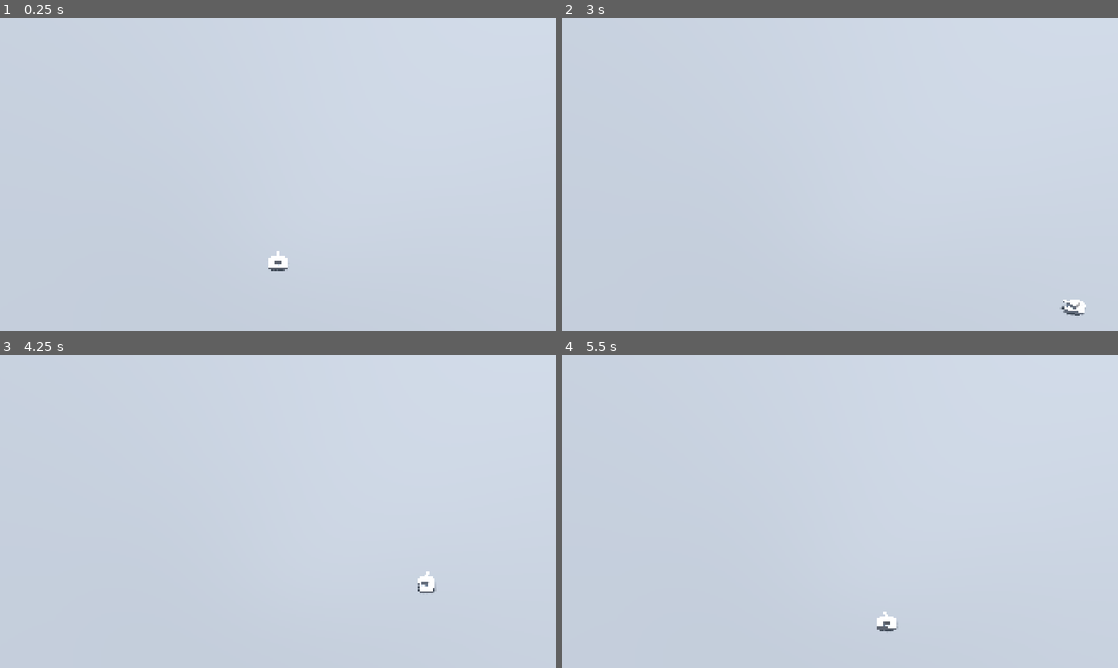
Above: before the commit, frames 1-4 (two rows, left to right).
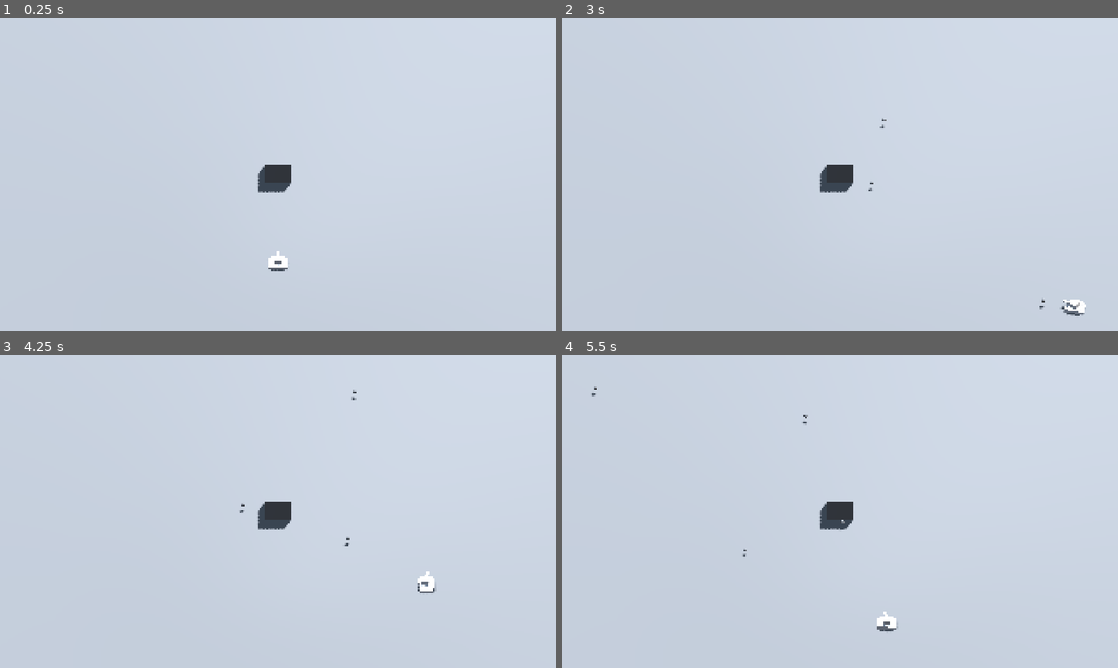
Above: after the commit, the same moments.

Repository: pepsp/tank
Game: Godot game, scene res://scenes/game.tscn
The game is run twice, just before and just after one commit, with the same random seed, the same clock (stepped at 60 frames per second) and the same inputs.
Inputs (mouse positions are in pixels of both pictures, inside the frame that each line leads up to):
- Up to frame 1 (0.25 s): no input
- Up to frame 2 (3 s): tap Enter at 0.5 s; move the mouse to (962, 158) at 0.52 s; hold D (right) 0.53-1.28 s; click (962, 158) at 0.6 s; move the mouse to (728, 190) at 1.27 s; hold S (down) 1.28-2.03 s; click (728, 190) at 1.35 s; move the mouse to (895, 105) at 2.02 s; hold D (right) 2.03-2.78 s; click (895, 105) at 2.1 s; move the mouse to (812, 237) at 2.77 s; hold W (up) from 2.78 s (still down); click (812, 237) at 2.85 s
- Up to frame 3 (4.25 s): move the mouse to (444, 558) at 3.52 s; release W (up) at 3.53 s; hold A (left) from 3.53 s (still down); click (444, 558) at 3.6 s
- Up to frame 4 (5.5 s): move the mouse to (673, 464) at 4.27 s; click (673, 464) at 4.35 s; move the mouse to (867, 511) at 5.02 s; release A (left) at 5.03 s; hold S (down) from 5.03 s (still down); click (867, 511) at 5.1 s

The runs differ from the first frame. In frame 1, 0.5% of the frame differs, in the area x 46-53%, y 46-56%; in frame 2, 0.5%; in frame 3, 0.5%, in the area x 43-65%, y 11-62%; in frame 4, 0.5%.

Commit message:
shoot func added, need to fix constant speed and # of bounces

Diff:
--- a/project.godot
+++ b/project.godot
@@ -45,15 +45,22 @@
 "events": [Object(InputEventKey,"resource_local_to_scene":false,"resource_name":"","device":-1,"window_id":0,"alt_press …(192 unchanged characters)…
 ]
 }
+shoot={
+"deadzone": 0.2,
+"events": [Object(InputEventMouseButton,"resource_local_to_scene":false,"resource_name":"","device":-1,"window_id":0,"alt_pressed":false,"shift_pressed":false,"ctrl_pressed":false,"meta_pressed":false,"button_mask":0,"position":Vector2(0, 0),"global_position":Vector2(0, 0),"factor":1.0,"button_index":1,"canceled":false,"pressed":false,"double_click":false,"script":null)
+]
+}
 
 [layer_names]
 
 3d_render/layer_1="Jugador"
 3d_render/layer_2="Enemigo"
 3d_render/layer_3="Terreno"
+3d_render/layer_4="Balas"
 3d_physics/layer_1="Jugador"
 3d_physics/layer_2="Enemigo"
 3d_physics/layer_3="Terreno"
+3d_physics/layer_4="Bala"
 
 [physics]
 
--- /dev/null
+++ b/scenes/cannon_ball.gd
@@ -0,0 +1,6 @@
+extends RigidBody3D
+
+@export var velocidad: float = 10.0
+
+func disparar(direccion: Vector3) -> void:
+	linear_velocity = direccion * velocidad
--- /dev/null
+++ b/scenes/cannon_ball.tscn
@@ -0,0 +1,24 @@
+[gd_scene format=3 uid="uid://07jb7htad2y3"]
+
+[ext_resource type="Script" uid="uid://kuba1lab64jf" path="res://scenes/cannon_ball.gd" id="1_4105j"]
+
+[sub_resource type="SphereMesh" id="SphereMesh_choov"]
+
+[sub_resource type="BoxShape3D" id="BoxShape3D_choov"]
+size = Vector3(0.089660645, 0.11109924, 0.101135254)
+
+[node name="cannon_ball" type="RigidBody3D" unique_id=1288508640]
+collision_layer = 8
+collision_mask = 7
+gravity_scale = 0.0
+continuous_cd = true
+contact_monitor = true
+script = ExtResource("1_4105j")
+
+[node name="MeshInstance3D" type="MeshInstance3D" parent="." unique_id=854613190]
+transform = Transform3D(0.15, 0, 0, 0, 0.15, 0, 0, 0, 0.15, 0, 0, 0)
+mesh = SubResource("SphereMesh_choov")
+
+[node name="CollisionShape3D" type="CollisionShape3D" parent="." unique_id=935465518]
+transform = Transform3D(1, 0, 0, 0, 1, 0, 0, 0, 1, -3.0517578e-05, 0.00022125244, 0.00015258789)
+shape = SubResource("BoxShape3D_choov")
--- /dev/null
+++ b/scenes/cubo.tscn
@@ -0,0 +1,16 @@
+[gd_scene format=3 uid="uid://cjm7eoym7og7o"]
+
+[sub_resource type="BoxMesh" id="BoxMesh_dx6ei"]
+
+[sub_resource type="ConcavePolygonShape3D" id="ConcavePolygonShape3D_ue4r5"]
+data = PackedVector3Array(-0.5, 0.5, 0.5, 0.5, 0.5, 0.5, -0.5, -0.5, 0.5, 0.5, 0.5, 0.5, 0.5, -0.5, 0.5, -0.5, -0.5, 0.5, 0.5, 0.5, -0.5, -0.5, 0.5, -0.5, 0.5, -0.5, -0.5, -0.5, 0.5, -0.5, -0.5, -0.5, -0.5, 0.5, -0.5, -0.5, 0.5, 0.5, 0.5, 0.5, 0.5, -0.5, 0.5, -0.5, 0.5, 0.5, 0.5, -0.5, 0.5, -0.5, -0.5, 0.5, -0.5, 0.5, -0.5, 0.5, -0.5, -0.5, 0.5, 0.5, -0.5, -0.5, -0.5, -0.5, 0.5, 0.5, -0.5, -0.5, 0.5, -0.5, -0.5, -0.5, 0.5, 0.5, 0.5, -0.5, 0.5, 0.5, 0.5, 0.5, -0.5, -0.5, 0.5, 0.5, -0.5, 0.5, -0.5, 0.5, 0.5, -0.5, -0.5, -0.5, 0.5, 0.5, -0.5, 0.5, -0.5, -0.5, -0.5, 0.5, -0.5, 0.5, 0.5, -0.5, -0.5, -0.5, -0.5, -0.5)
+
+[node name="Cubo" type="StaticBody3D" unique_id=1102361276]
+collision_layer = 4
+collision_mask = 0
+
+[node name="MeshInstance3D" type="MeshInstance3D" parent="." unique_id=586398939]
+mesh = SubResource("BoxMesh_dx6ei")
+
+[node name="CollisionShape3D" type="CollisionShape3D" parent="." unique_id=39777726]
+shape = SubResource("ConcavePolygonShape3D_ue4r5")
--- a/scenes/game.tscn
+++ b/scenes/game.tscn
@@ -3,6 +3,7 @@
 [ext_resource type="Script" uid="uid://nnue8w1otgbg" path="res://scenes/game.gd" id="1_lnu2h"]
 [ext_resource type="PackedScene" uid="uid://bip0786jkj4e3" path="res://scenes/player.tscn" id="1_uwrxv"]
 [ext_resource type="PackedScene" uid="uid://ikad7uuoc1s2" path="res://scenes/level.tscn" id="2_yqjtg"]
+[ext_resource type="PackedScene" uid="uid://cjm7eoym7og7o" path="res://scenes/cubo.tscn" id="4_lbhrr"]
 
 [sub_resource type="ProceduralSkyMaterial" id="ProceduralSkyMaterial_8cj0n"]
 sky_horizon_color = Color(0.66224277, 0.6717428, 0.6867428, 1)
@@ -37,3 +38,6 @@
 transform = Transform3D(1, 0, 0, 0, 1, 0, 0, 0, 1, 0.0035982132, 0, 4.9500265)
 
 [node name="Level" parent="." unique_id=1654944058 instance=ExtResource("2_yqjtg")]
+
+[node name="Cubo" parent="." unique_id=1102361276 instance=ExtResource("4_lbhrr")]
+transform = Transform3D(1, 0, 0, 0, 1, 0, 0, 0, 1, 0, 0.5415053, 0)
--- a/scenes/player.gd
+++ b/scenes/player.gd
@@ -1,5 +1,8 @@
 
 extends CharacterBody3D
+
+@export var escena_cb: PackedScene
+@onready var punto_disparo: Marker3D = $tank/controller/cannon/cube/PuntoDisparo
 
 @export var vel_giro: float = 9.1
 @export var vel_giro_canon: float = 8.5
@@ -10,6 +13,8 @@
 
 func _process(delta: float) -> void:
 	_apuntar_canon(delta)
+	if Input.is_action_just_pressed("shoot"):
+		_disparar()
 
 func _physics_process(delta: float) -> void:
 	_mover_tanque(delta)
@@ -65,3 +70,9 @@
 	else:
 		velocity.x = move_toward(velocity.x, 0, velocidad)
 		velocity.z = move_toward(velocity.z, 0, velocidad)
+
+func _disparar():
+	var bala = escena_cb.instantiate()
+	get_tree().current_scene.add_child(bala)
+	bala.global_transform = punto_disparo.global_transform
+	bala.disparar(-punto_disparo.global_basis.z)
--- a/scenes/player.tscn
+++ b/scenes/player.tscn
@@ -2,6 +2,9 @@
 
 [ext_resource type="PackedScene" uid="uid://dn2qd8twvwk7x" path="res://scenes/tank.tscn" id="1_3vyb7"]
 [ext_resource type="Script" uid="uid://bnbmgujb4ua05" path="res://scenes/player.gd" id="2_g2els"]
+[ext_resource type="PackedScene" uid="uid://07jb7htad2y3" path="res://scenes/cannon_ball.tscn" id="3_qhqgy"]
 
 [node name="Player" unique_id=226076162 instance=ExtResource("1_3vyb7")]
+collision_mask = 6
 script = ExtResource("2_g2els")
+escena_cb = ExtResource("3_qhqgy")
--- a/scenes/tank.tscn
+++ b/scenes/tank.tscn
@@ -236,7 +236,7 @@
 transform = Transform3D(1, 0, 0, 0, 1, 0, 0, 0, 1, 0, 0, -0.1875)
 mesh = SubResource("ArrayMesh_k7s7x")
 
-[node name="Marker3D" type="Marker3D" parent="tank/controller/cannon/cube" unique_id=1382247418]
+[node name="PuntoDisparo" type="Marker3D" parent="tank/controller/cannon/cube" unique_id=1382247418]
 transform = Transform3D(1, 0, 0, 0, 1, 0, 0, 0, 1, 0, 0.09362924, -0.3586046)
 
 [node name="cube2" type="MeshInstance3D" parent="tank/controller/cannon" unique_id=179213506]
Not shown, added: scenes/cannon_ball.gd.uid
